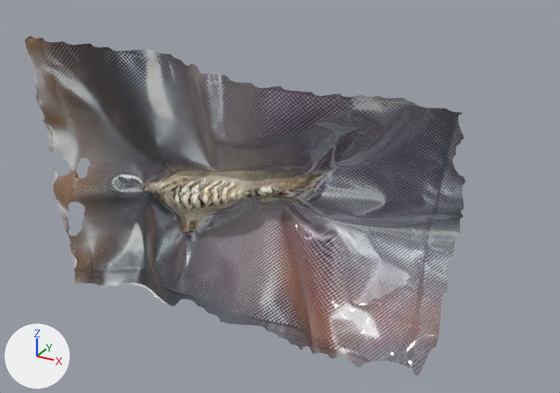
Renders of the glTF model docs/wald_iii.glb from each side of a commit.
One viewpoint serves both versions: a camera (50 mm lens) standing at (2.5, -3.9, 3.4) and looking at (-0.14, 0.9, 1.0). Every picture has the same lights, and +X, +Y and +Z are marked at lower left. Where no turn or scale is listed for an object, it has been applied to the vertices.

The older version as bpy lines, for what is in view:
```python
me_vt_knochen_low_02 = bpy.data.meshes.new('vt_knochen_low_02')
me_vt_knochen_low_02.from_pydata(...)  # 15069 vertices, 29453 faces; spans x -1.42..1.47, y -0.31..0.34, z 0.38..2.34
me_vt_knochen_low_02.materials.append(mat_material_001)  # picture img_knochen_bake
ob_vt_knochen_low_02 = bpy.data.objects.new('vt_knochen_low_02', me_vt_knochen_low_02)
ob_vt_knochen_low_02.location = (0.0, 0.0, 0.0)
```
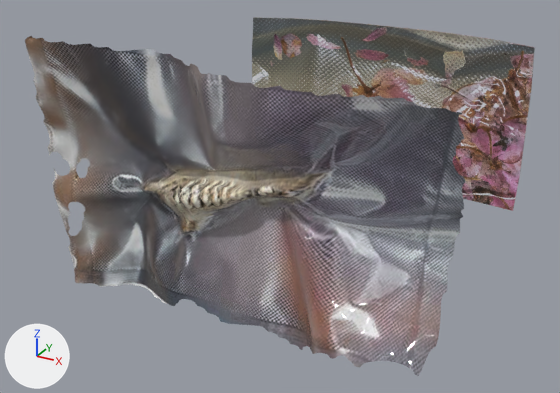
Where the change shows, as pixel boxes (x1, y1, x2, y2) in the pictures (560 x 393 px):
```json
{"object": "videotarget", "change": "added", "after": [252, 17, 535, 211]}
```

Scene script edits in JSON lines:
```json
{"op": "add", "block": "img_auy4lwiw_jpeg", "code": ["img_auy4lwiw_jpeg = load_image('Auy4Lwiw.jpeg', '_unpacked/Auy4Lwiw.jpeg', 1772, 1181, 'sRGB')"]}
{"op": "add", "block": "mat_videotarget", "code": ["mat_videotarget = principled_material('videotarget')", "mat_videotarget.texture = img_auy4lwiw_jpeg", "mat_videotarget.roughness = 0.493"]}
{"op": "add", "block": "me_plane_001", "code": ["me_plane_001 = bpy.data.meshes.new('Plane.001')", "me_plane_001.from_pydata(...)  # 100 vertices, 196 faces; spans x -1.32..1.32, y 2.48..2.65, z 0.55..2.01", "me_plane_001.materials.append(mat_videotarget)  # picture img_auy4lwiw_jpeg"]}
{"op": "add", "block": "ob_videotarget", "code": ["ob_videotarget = bpy.data.objects.new('videotarget', me_plane_001)", "ob_videotarget.location = (0.0, 0.0, 0.0)"]}
```
